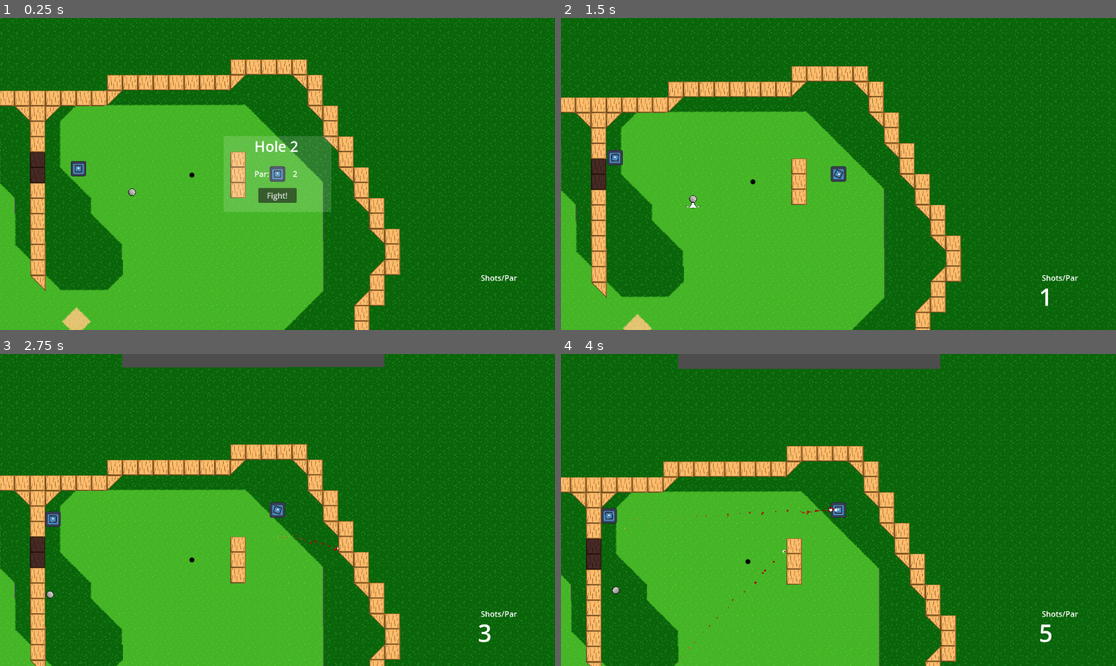
Above: before the commit, frames 1-4 (two rows, left to right).
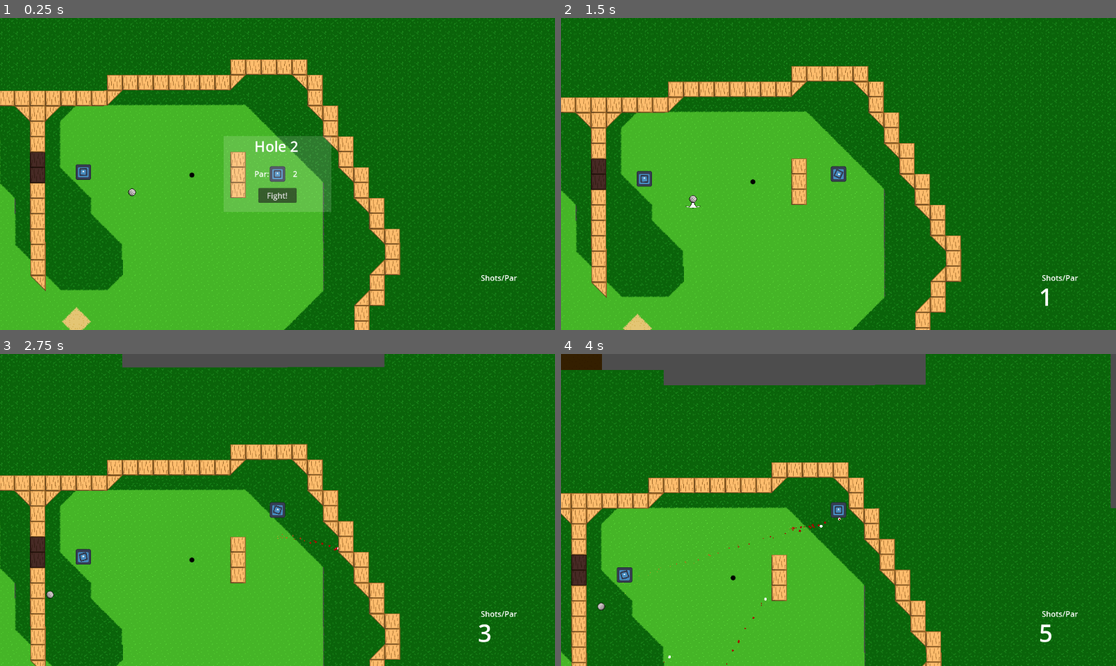
Above: after the commit, the same moments.

Repository: Sabertooth-Software/Bunker-Buster
Game: Godot game, scene res://Scenes/Levels/Hole 2.tscn
The game is run twice, just before and just after one commit, with the same random seed, the same clock (stepped at 60 frames per second) and the same inputs. This scene is started directly instead of the project's main scene. The engine's default icon, where the game draws it, is replaced by a stand-in: a white triangle on a blue panel in a dark square.
Inputs (mouse positions are in pixels of both pictures, inside the frame that each line leads up to):
- Up to frame 1 (0.25 s): no input
- Up to frame 2 (1.5 s): click "Fight!" at 0.5 s; move the mouse to (810, 236) at 1.27 s; press the mouse at (810, 236) at 1.28 s; hold Up (up) from 1.28 s (still down)
- Up to frame 3 (2.75 s): keep holding Up (up); move the mouse to (444, 556) at 2.02 s; release the mouse at (444, 556) at 2.03 s; tap Space (shoot) at 2.1 s
- Up to frame 4 (4 s): move the mouse to (672, 463) at 2.77 s; release Up (up) at 2.78 s; press the mouse at (672, 463) at 2.78 s; hold A (left) from 2.78 s (still down); move the mouse to (866, 510) at 3.52 s; release the mouse at (866, 510) at 3.53 s; tap Space (shoot) at 3.6 s

The runs differ from the first frame. In frame 1, 0.2% of the frame differs, in the area x 12-17%, y 45-52%; in frame 2, 0.3%; in frame 3, 0.3%; in frame 4, 25%, in the area x 0-100%, y 0-100%.

Commit message:
Add in better checks

Diff:
--- a/Scenes/Levels/Hole 1.tscn
+++ b/Scenes/Levels/Hole 1.tscn
@@ -85,3 +85,7 @@
 [node name="CollisionShape2D" type="CollisionShape2D" parent="Area2D"]
 position = Vector2(2.7627, -0.705872)
 shape = SubResource("CircleShape2D_k72kk")
+
+[node name="RedTank2" parent="." instance=ExtResource("5_ahov5")]
+position = Vector2(398, 525)
+points = []
--- a/Scripts/Characters/Enemy/EnemyTank.gd
+++ b/Scripts/Characters/Enemy/EnemyTank.gd
@@ -33,7 +33,7 @@
 	if next_point==null:
 		_get_next_point()
 	var dist = global_position.distance_to(next_point)/100
-	if dist>.2:
+	if dist> .2:
 		move_vector = (next_point-global_position).normalized()
 		super.move(move_vector*5)
 	else:
@@ -41,8 +41,9 @@
 
 func _on_hit(body_rid: RID, body: Node2D, body_shape_index: int, local_shape_index: int):
 	super._on_hit(body_rid, body, body_shape_index, local_shape_index)
-	remove_from_group(ShotCounter.tank_group)
-	ShotCounter.tank_destroyed.emit()
+	if body is Bullet and self not in body.get_collision_exceptions():
+		remove_from_group(ShotCounter.tank_group)
+		ShotCounter.tank_destroyed.emit()
 
 func on_timeout():
 	assert(target != null, "Tried to shoot without target assigned to enemy tank")
@@ -52,7 +53,8 @@
 
 func _process(_delta):
 	super.look(target.global_position)
-	_handle_movement()
+	if points:
+		_handle_movement()
 
 func _setup_timer():
 	timer.timeout.connect(on_timeout)
